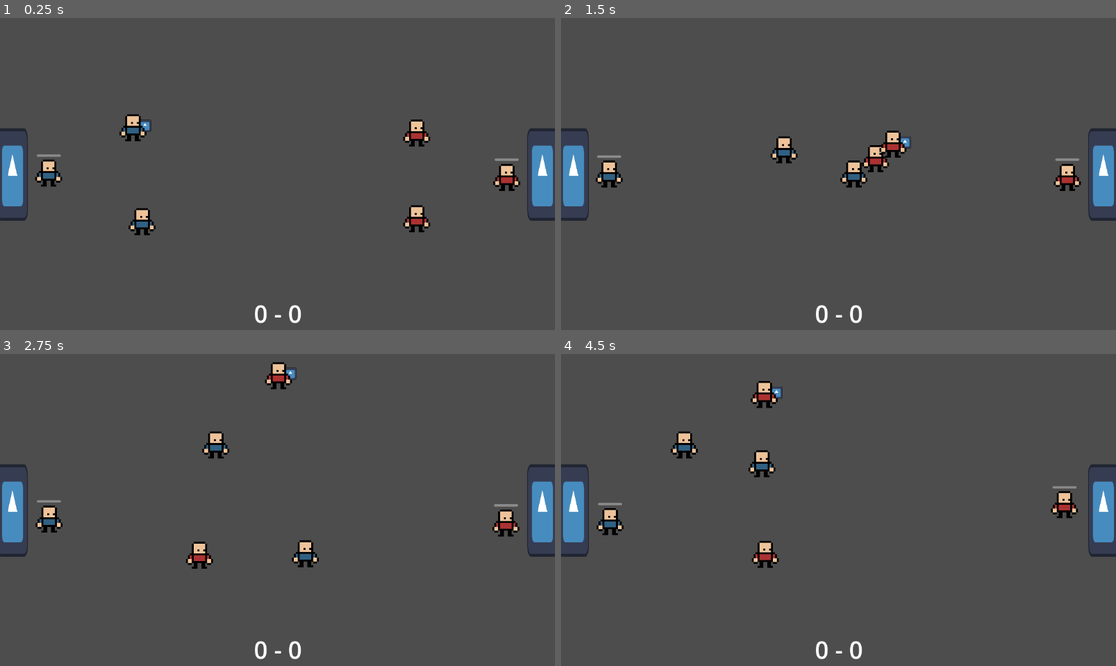
Above: before the commit, frames 1-4 (two rows, left to right).
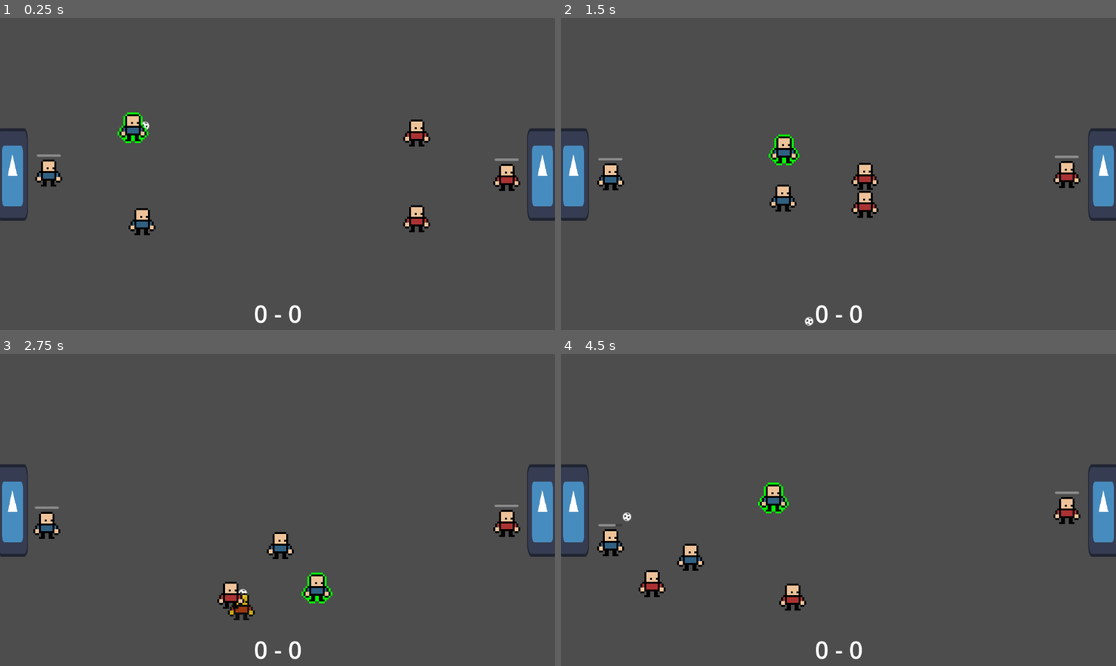
Above: after the commit, the same moments.

Repository: david8zhang/spooky-soccer
Game: Godot game, scene res://scenes/Main.tscn
The game is run twice, just before and just after one commit, with the same random seed, the same clock (stepped at 60 frames per second) and the same inputs. The engine's default icon, where the game draws it, is replaced by a stand-in: a white triangle on a blue panel in a dark square.
Inputs:
- Up to frame 1 (0.25 s): no input
- Up to frame 2 (1.5 s): hold Right (move_right) 0.53-1.28 s; tap Space (pass) at 0.6 s; tap F (shoot) at 0.8, 1.35 s; hold Down (move_down) from 1.28 s (still down)
- Up to frame 3 (2.75 s): tap X (steal, bound only after the commit) at 1.55, 2.1 s; release Down (move_down) at 2.03 s; hold Right (move_right) from 2.03 s (still down); tap Space (pass) at 2.3 s
- Up to frame 4 (4.5 s): release Right (move_right) at 2.78 s; hold Up (move_up) 2.78-3.53 s; tap Space (pass) at 2.85 s; tap F (shoot) at 3.05, 3.6 s; hold Left (move_left) from 3.53 s (still down); tap X (steal, bound only after the commit) at 3.8, 4.35 s

The runs differ from the first frame. In frame 1, 0.2% of the frame differs, in the area x 21-28%, y 30-41%; in frame 2, 2.3%; in frame 3, 2.9%; in frame 4, 3.3%, in the area x 6-94%, y 8-83%.

Commit message:
fix some ball collision logic, add reset logic, add steal for player

Diff:
--- a/prefabs/Ball.tscn
+++ b/prefabs/Ball.tscn
@@ -1,31 +1,14 @@
-[gd_scene load_steps=8 format=3 uid="uid://dbagi233oshw7"]
+[gd_scene load_steps=6 format=3 uid="uid://dbagi233oshw7"]
 
-[ext_resource type="Texture2D" uid="uid://dqa181oq1x6gn" path="res://icon.svg" id="1_d7obc"]
 [ext_resource type="Script" path="res://scripts/Ball.gd" id="1_i56ne"]
+[ext_resource type="Texture2D" uid="uid://3bspjasllc2s" path="res://sprites/ball.png" id="2_br668"]
 
 [sub_resource type="PhysicsMaterial" id="PhysicsMaterial_lrefx"]
 bounce = 0.4
 
-[sub_resource type="AtlasTexture" id="AtlasTexture_1idcn"]
-atlas = ExtResource("1_d7obc")
-region = Rect2(0, 0, 128, 128)
-
-[sub_resource type="SpriteFrames" id="SpriteFrames_tjyjf"]
-animations = [{
-"frames": [{
-"duration": 1.0,
-"texture": SubResource("AtlasTexture_1idcn")
-}],
-"loop": true,
-"name": &"default",
-"speed": 5.0
-}]
-
 [sub_resource type="CircleShape2D" id="CircleShape2D_ome08"]
-radius = 14.0357
 
 [sub_resource type="CircleShape2D" id="CircleShape2D_kr422"]
-radius = 7.0
 
 [node name="Ball" type="RigidBody2D"]
 collision_layer = 4
@@ -35,9 +18,8 @@
 lock_rotation = true
 script = ExtResource("1_i56ne")
 
-[node name="AnimatedSprite2D" type="AnimatedSprite2D" parent="."]
-scale = Vector2(0.2, 0.2)
-sprite_frames = SubResource("SpriteFrames_tjyjf")
+[node name="Sprite2D" type="Sprite2D" parent="."]
+texture = ExtResource("2_br668")
 
 [node name="CollisionShape2D" type="CollisionShape2D" parent="."]
 shape = SubResource("CircleShape2D_ome08")
--- a/prefabs/PlayerFieldManager.tscn
+++ b/prefabs/PlayerFieldManager.tscn
@@ -1,42 +1,6 @@
-[gd_scene load_steps=9 format=3 uid="uid://d03yj7smxqk6c"]
+[gd_scene load_steps=2 format=3 uid="uid://d03yj7smxqk6c"]
 
 [ext_resource type="Script" path="res://scripts/PlayerFieldManager.gd" id="1_kkpbl"]
-[ext_resource type="Script" path="res://scripts/FieldPlayer.gd" id="2_q0j3s"]
-[ext_resource type="Texture2D" uid="uid://dqa181oq1x6gn" path="res://icon.svg" id="3_icn3j"]
-[ext_resource type="PackedScene" uid="uid://cb574qavck54v" path="res://prefabs/Goalkeeper.tscn" id="3_jlnuh"]
-
-[sub_resource type="AtlasTexture" id="AtlasTexture_fto0y"]
-atlas = ExtResource("3_icn3j")
-region = Rect2(0, 0, 128, 128)
-
-[sub_resource type="SpriteFrames" id="SpriteFrames_8qxoa"]
-animations = [{
-"frames": [{
-"duration": 1.0,
-"texture": SubResource("AtlasTexture_fto0y")
-}],
-"loop": true,
-"name": &"placeholder",
-"speed": 5.0
-}]
-
-[sub_resource type="RectangleShape2D" id="RectangleShape2D_wo2u0"]
-size = Vector2(38, 72)
-
-[sub_resource type="PackedScene" id="PackedScene_gk3m4"]
-_bundled = {
-"conn_count": 0,
-"conns": PackedInt32Array(),
-"editable_instances": [],
-"names": PackedStringArray("FieldPlayer", "lock_rotation", "script", "RigidBody2D", "AnimatedSprite2D", "position", "scale", "sprite_frames", "animation", "CollisionShape2D", "shape"),
-"node_count": 3,
-"node_paths": [],
-"nodes": PackedInt32Array(-1, -1, 3, 0, -1, 2, 1, 0, 2, 1, 0, 0, 0, 4, 4, -1, 4, 5, 2, 6, 3, 7, 4, 8, 5, 0, 0, 0, 9, 9, -1, 1, 10, 6, 0),
-"variants": [true, ExtResource("2_q0j3s"), Vector2(2.08165e-12, 2.08165e-12), Vector2(0.3, 0.563), SubResource("SpriteFrames_8qxoa"), &"placeholder", SubResource("RectangleShape2D_wo2u0")],
-"version": 3
-}
 
 [node name="PlayerFieldManager" type="Node2D"]
 script = ExtResource("1_kkpbl")
-player_scene = SubResource("PackedScene_gk3m4")
-goalkeeper_scene = ExtResource("3_jlnuh")
--- a/prefabs/PlayerFieldPlayer.tscn
+++ b/prefabs/PlayerFieldPlayer.tscn
@@ -1,9 +1,19 @@
-[gd_scene load_steps=6 format=3 uid="uid://cb8pxunyr2q10"]
+[gd_scene load_steps=8 format=3 uid="uid://cb8pxunyr2q10"]
 
 [ext_resource type="Script" path="res://scripts/PlayerFieldPlayer.gd" id="1_ejapt"]
 [ext_resource type="PackedScene" uid="uid://cihkyuapvdyc" path="res://prefabs/PlayerFieldPlayerAI.tscn" id="2_ede0m"]
 [ext_resource type="PackedScene" uid="uid://bvwulw0o1p2y6" path="res://prefabs/ContextMap.tscn" id="2_xnjla"]
 [ext_resource type="SpriteFrames" uid="uid://vthbpqfddnrx" path="res://animations/fp-placeholder.tres" id="4_e6h0e"]
+[ext_resource type="Shader" path="res://shaders/Outline.gdshader" id="4_owqh8"]
+
+[sub_resource type="ShaderMaterial" id="ShaderMaterial_kqiun"]
+resource_local_to_scene = true
+shader = ExtResource("4_owqh8")
+shader_parameter/color = Color(1, 1, 1, 1)
+shader_parameter/width = 1.0
+shader_parameter/pattern = 0
+shader_parameter/inside = false
+shader_parameter/add_margins = true
 
 [sub_resource type="RectangleShape2D" id="RectangleShape2D_at8gu"]
 size = Vector2(32, 56)
@@ -20,6 +30,7 @@
 [node name="ContextMap" parent="." instance=ExtResource("2_xnjla")]
 
 [node name="AnimatedSprite2D" type="AnimatedSprite2D" parent="."]
+material = SubResource("ShaderMaterial_kqiun")
 position = Vector2(0, -4.76837e-07)
 scale = Vector2(4, 4)
 sprite_frames = ExtResource("4_e6h0e")
--- a/project.godot
+++ b/project.godot
@@ -64,7 +64,7 @@
 "events": [Object(InputEventKey,"resource_local_to_scene":false,"resource_name":"","device":-1,"window_id":0,"alt_pressed":false,"shift_pressed":false,"ctrl_pressed":false,"meta_pressed":false,"pressed":false,"keycode":0,"physical_keycode":70,"key_label":0,"unicode":102,"echo":false,"script":null)
 ]
 }
-lob={
+steal={
 "deadzone": 0.5,
 "events": [Object(InputEventKey,"resource_local_to_scene":false,"resource_name":"","device":-1,"window_id":0,"alt_pressed":false,"shift_pressed":false,"ctrl_pressed":false,"meta_pressed":false,"pressed":false,"keycode":0,"physical_keycode":88,"key_label":0,"unicode":120,"echo":false,"script":null)
 ]
--- a/scenes/Main.tscn
+++ b/scenes/Main.tscn
@@ -1,12 +1,14 @@
-[gd_scene load_steps=14 format=3 uid="uid://cp4h3kopc4ei8"]
+[gd_scene load_steps=16 format=3 uid="uid://cp4h3kopc4ei8"]
 
 [ext_resource type="Script" path="res://scripts/Game.gd" id="1_0qwq3"]
 [ext_resource type="PackedScene" uid="uid://d03yj7smxqk6c" path="res://prefabs/PlayerFieldManager.tscn" id="1_uj31e"]
+[ext_resource type="Script" path="res://scripts/Camera.gd" id="2_q5sbu"]
 [ext_resource type="PackedScene" uid="uid://dbagi233oshw7" path="res://prefabs/Ball.tscn" id="3_w1s3v"]
 [ext_resource type="PackedScene" uid="uid://cjfb8ram4fpgp" path="res://prefabs/CPUFieldManager.tscn" id="4_kyuv4"]
 [ext_resource type="PackedScene" uid="uid://cb8pxunyr2q10" path="res://prefabs/PlayerFieldPlayer.tscn" id="4_udoea"]
+[ext_resource type="PackedScene" uid="uid://cb574qavck54v" path="res://prefabs/Goalkeeper.tscn" id="5_ieddf"]
 [ext_resource type="PackedScene" uid="uid://rgbyovsk6afe" path="res://prefabs/Goal.tscn" id="5_tfqse"]
-[ext_resource type="PackedScene" uid="uid://b70d37wyfnq4h" path="res://prefabs/CPUFieldPlayer.tscn" id="6_5e7kb"]
+[ext_resource type="PackedScene" uid="uid://b70d37wyfnq4h" path="res://prefabs/CPUFieldPlayer.tscn" id="7_6ns4q"]
 [ext_resource type="Script" path="res://scripts/Zones.gd" id="8_pq1xo"]
 
 [sub_resource type="PhysicsMaterial" id="PhysicsMaterial_nmsru"]
@@ -33,6 +35,7 @@
 script = ExtResource("1_0qwq3")
 
 [node name="Camera2D" type="Camera2D" parent="."]
+script = ExtResource("2_q5sbu")
 
 [node name="Ball" parent="." instance=ExtResource("3_w1s3v")]
 position = Vector2(16, 180)
@@ -40,11 +43,11 @@
 gravity_scale = 2.66454e-15
 
 [node name="PlayerFieldManager" parent="." instance=ExtResource("1_uj31e")]
-position = Vector2(2.08165e-12, 2.08165e-12)
 player_scene = ExtResource("4_udoea")
+goalkeeper_scene = ExtResource("5_ieddf")
 
 [node name="CPUFieldManager" parent="." instance=ExtResource("4_kyuv4")]
-player_scene = ExtResource("6_5e7kb")
+player_scene = ExtResource("7_6ns4q")
 
 [node name="LeftGoal" parent="." instance=ExtResource("5_tfqse")]
 position = Vector2(-550, 1)
--- a/scripts/Ball.gd
+++ b/scripts/Ball.gd
@@ -31,3 +31,8 @@
 	if body is Goal:
 		var goal = body as Goal
 		goal.handle_ball_collision(self)
+
+func is_loose():
+	return curr_poss_status == POSS_STATUS.SHOT_ON_CPU_GOAL or \
+		curr_poss_status == POSS_STATUS.SHOT_ON_PLAYER_GOAL or \
+		curr_poss_status == POSS_STATUS.LOOSE
--- a/scripts/CPUFieldManager.gd
+++ b/scripts/CPUFieldManager.gd
@@ -39,3 +39,8 @@
 		if config.name == player_name:
 			return config.position
 	return null
+
+func reset_after_score(last_scored_side):
+	super.reset_after_score(last_scored_side)
+	if last_scored_side != FieldPlayer.Side.CPU:
+		field_players[0].take_poss_of_ball()
--- /dev/null
+++ b/scripts/Camera.gd
@@ -0,0 +1,20 @@
+class_name Camera
+extends Camera2D
+
+@export var random_strength: float = 5.0
+@export var shake_fade: float = 5.0
+
+var rng = RandomNumberGenerator.new()
+var shake_strength: float = 0
+
+func apply_shake():
+	shake_strength = random_strength
+
+# Called every frame. 'delta' is the elapsed time since the previous frame.
+func _process(delta):
+	if shake_strength > 0:
+		shake_strength = lerpf(shake_strength, 0.0, shake_fade * delta)
+		offset = random_offset()
+
+func random_offset() -> Vector2:
+	return Vector2(rng.randf_range(-shake_strength, shake_strength), rng.randf_range(-shake_strength, shake_strength))
--- a/scripts/FieldManager.gd
+++ b/scripts/FieldManager.gd
@@ -39,6 +39,13 @@
 func get_opposing_manager():
 	pass
 
+func get_default_position(_player_name):
+	pass
+
+func reset_after_score(_last_scored_side):
+	for player in field_players:
+		player.global_position = get_default_position(player.player_name)
+
 func assign_defenders():
 	var opp_players = get_opposing_manager().field_players
 	var opp_player_names = opp_players.map(func(player: FieldPlayer): return player.player_name)
@@ -57,6 +64,3 @@
 		return null
 	else:
 		return null
-
-func get_default_position(_player_name):
-	pass
--- a/scripts/FieldPlayer.gd
+++ b/scripts/FieldPlayer.gd
@@ -2,14 +2,16 @@
 extends RigidBody2D
 
 const SPEED = 250
-const PASS_SPEED = 500.0
+const PASS_SPEED = 600
 const SHOOT_SPEED = 750
 const BALL_DRIBBLE_GAP = 25
-
-var is_selected = false
+const STEAL_RANGE = 75
+const DEFAULT_STUN_SECONDS = 2
+
 var has_possession = false
-var can_take_possession = true
+var is_on_pass_cooldown = false
 var is_moving_to_position = false
+var is_stunned = false
 var curr_direction
 var pass_target
 var player_name
@@ -32,6 +34,7 @@
 @onready var context_map = $ContextMap as ContextMap
 @onready var ray_to_goal = $RayToGoal as RayCast2D
 @onready var ray_to_allies = []
+@onready var sprite = $AnimatedSprite2D as AnimatedSprite2D
 
 var field_manager: FieldManager
 
@@ -51,8 +54,11 @@
 				"player_ref": player
 			}
 			ray_to_allies.append(ray_to_ally_mapping)
-	update_ray_collision_based_on_side(ray_to_goal)
-	context_map.update_ray_collision_based_on_side()
+
+	if ray_to_goal != null:
+		update_ray_collision_based_on_side(ray_to_goal)
+	if context_map != null:
+		context_map.update_ray_collision_based_on_side()
 
 func update_ray_collision_based_on_side(ray: RayCast2D):
 	if side == Side.PLAYER:
@@ -81,39 +87,53 @@
 	update_ray_to_ally_mappings()
 
 func pass_ball():
-	if pass_target != null:
+	if pass_target != null && !is_stunned:
 		var ball = game.ball
 		# Face toward pass_target
 		curr_direction = Direction.LEFT if global_position.x > pass_target.global_position.x else Direction.RIGHT
 		var x_diff = -BALL_DRIBBLE_GAP if curr_direction == Direction.LEFT else BALL_DRIBBLE_GAP
 		ball.global_position = Vector2(global_position.x + x_diff, global_position.y)
 
-		can_take_possession = false
+		is_on_pass_cooldown = true
 		var dir = (pass_target.global_position - ball.global_position).normalized()
 		var velocity_vector = dir * PASS_SPEED
 		ball.linear_velocity = velocity_vector
 		ball.curr_poss_status = Ball.POSS_STATUS.LOOSE
-		ball.metadata["prev_possessor"] = self
 		lose_poss_of_ball()
 
+		var timer = Timer.new()
+		timer.autostart = true
+		timer.one_shot = true
+		timer.wait_time = 0.1
+		var on_timeout = Callable(self, "pass_cooldown")
+		timer.connect("timeout", on_timeout)
+		add_child(timer)
+
+# Prevent player from taking possession of ball immediately after passing
+func pass_cooldown():
+	is_on_pass_cooldown = false
+
 func shoot_ball():
-	var ball = game.ball
-	# Face toward opponent goal
-	curr_direction = Direction.LEFT if side == Side.CPU else Direction.RIGHT
-	var x_diff = -BALL_DRIBBLE_GAP if curr_direction == Direction.LEFT else BALL_DRIBBLE_GAP
-	ball.global_position = Vector2(global_position.x + x_diff, global_position.y)
-
-	# Shoot ball toward goal
-	var opp_goal = get_opposing_goal()
-	var dir = (opp_goal.global_position - ball.global_position).normalized()
-	var velocity_vector = dir * SHOOT_SPEED
-	ball.curr_poss_status = Ball.POSS_STATUS.SHOT_ON_CPU_GOAL if side == Side.PLAYER else Ball.POSS_STATUS.SHOT_ON_PLAYER_GOAL
-	ball.metadata["shot_force"] = shot_force
-	ball.linear_velocity = velocity_vector
-	lose_poss_of_ball()
+	if !is_stunned:
+		var ball = game.ball
+		# Face toward opponent goal
+		curr_direction = Direction.LEFT if side == Side.CPU else Direction.RIGHT
+		var x_diff = -BALL_DRIBBLE_GAP if curr_direction == Direction.LEFT else BALL_DRIBBLE_GAP
+		ball.global_position = Vector2(global_position.x + x_diff, global_position.y)
+
+		# Shoot ball toward goal
+		var opp_goal = get_opposing_goal()
+		var dir = (opp_goal.global_position - ball.global_position).normalized()
+		var velocity_vector = dir * SHOOT_SPEED
+		ball.curr_poss_status = Ball.POSS_STATUS.SHOT_ON_CPU_GOAL if side == Side.PLAYER else Ball.POSS_STATUS.SHOT_ON_PLAYER_GOAL
+		ball.metadata["shot_force"] = shot_force
+		ball.linear_velocity = velocity_vector
+		lose_poss_of_ball()
 
 func handle_ball_collision():
-	take_poss_of_ball()
+	var ball = game.ball as Ball
+	if !is_on_pass_cooldown and ball.is_loose():
+		take_poss_of_ball()
 
 func get_self_goal():
 	return game.cpu_goal if side == Side.CPU else game.player_goal
@@ -125,7 +145,7 @@
 	return game.cpu_manager.field_players if side == Side.PLAYER else game.player_manager.field_players
 
 func on_completed_pass():
-	can_take_possession = true
+	is_on_pass_cooldown = true
 	pass_target = null
 
 func take_poss_of_ball():
@@ -147,7 +167,7 @@
 	return false
 
 func move_to_position(dest_position: Vector2, is_at_pos_threshold):
-	if global_position.distance_to(dest_position) <= is_at_pos_threshold:
+	if global_position.distance_to(dest_position) <= is_at_pos_threshold or is_stunned:
 		is_moving_to_position = false
 		linear_velocity = Vector2.ZERO
 	else:
@@ -183,5 +203,25 @@
 			closest_dist = dist_to_player
 	return closest_field_player
 
+func stun():
+	is_stunned = true
+	var timer = Timer.new()
+	timer.autostart = true
+	timer.wait_time = DEFAULT_STUN_SECONDS
+	timer.one_shot = true
+	var on_timeout = Callable(self, "stun_wear_off")
+	timer.connect("timeout", on_timeout)
+	add_child(timer)
+	modulate = Color(1.0, 1.0, 0, 0.8)
+
+func stun_wear_off():
+	modulate = Color(1.0, 1.0, 1.0, 1)
+	is_stunned = false
+
 func steal_ball():
-	take_poss_of_ball()
+	if !is_stunned:
+		var prev_ball_handler = game.get_ball_handler()
+		if prev_ball_handler != null:
+			prev_ball_handler.stun()
+		game.camera.apply_shake()
+		take_poss_of_ball()
--- a/scripts/Game.gd
+++ b/scripts/Game.gd
@@ -7,10 +7,10 @@
 @onready var player_goal = $LeftGoal
 @onready var cpu_goal = $RightGoal
 @onready var scoreboard: Label = get_node("/root/Main/CanvasLayer/Scoreboard")
-
 @onready var cpu_offensive_zones = $CPUOffensiveZones as Zones
 @onready var cpu_offensive_support_zones = $CPUOffensiveSupportZones as Zones
 @onready var player_offensive_zones = $PlayerOffensiveSupportZones as Zones
+@onready var camera = $Camera2D as Camera
 
 var cpu_score = 0
 var player_score = 0
@@ -33,12 +33,8 @@
 
 func reset_after_score(last_scored_side: FieldPlayer.Side):
 	just_scored = false
-	if last_scored_side == FieldPlayer.Side.PLAYER:
-		var cpu_player = cpu_manager.field_players[0] as FieldPlayer
-		cpu_player.take_poss_of_ball()
-	elif last_scored_side == FieldPlayer.Side.CPU:
-		var player = player_manager.field_players[0] as FieldPlayer
-		player.take_poss_of_ball()
+	cpu_manager.reset_after_score(last_scored_side)
+	player_manager.reset_after_score(last_scored_side)
 
 func get_ball_handler():
 	for p in player_manager.field_players:
--- a/scripts/Goal.gd
+++ b/scripts/Goal.gd
@@ -6,24 +6,25 @@
 var side_just_scored
 
 func handle_ball_collision(ball: Ball):
-	ball.linear_velocity = Vector2.ZERO
-	ball.hide()
-	game.just_scored = true
-	side_just_scored = FieldPlayer.Side.PLAYER
-	if side == FieldPlayer.Side.PLAYER:
-		game.on_cpu_scored()
-		side_just_scored = FieldPlayer.Side.CPU
-	elif side == FieldPlayer.Side.CPU:
-		game.on_player_scored()
+	if ball.curr_poss_status == Ball.POSS_STATUS.SHOT_ON_CPU_GOAL or \
+		 ball.curr_poss_status == Ball.POSS_STATUS.SHOT_ON_PLAYER_GOAL:
+		ball.linear_velocity = Vector2.ZERO
+		ball.hide()
+		game.just_scored = true
 		side_just_scored = FieldPlayer.Side.PLAYER
-
-	var reset_timer = Timer.new()
-	reset_timer.wait_time = 2
-	reset_timer.autostart = true
-	reset_timer.one_shot = true
-	var callable = Callable(self, "reset_after_score")
-	reset_timer.connect("timeout", callable)
-	add_child(reset_timer)
+		if side == FieldPlayer.Side.PLAYER:
+			game.on_cpu_scored()
+			side_just_scored = FieldPlayer.Side.CPU
+		elif side == FieldPlayer.Side.CPU:
+			game.on_player_scored()
+			side_just_scored = FieldPlayer.Side.PLAYER
+		var reset_timer = Timer.new()
+		reset_timer.wait_time = 2
+		reset_timer.autostart = true
+		reset_timer.one_shot = true
+		var callable = Callable(self, "reset_after_score")
+		reset_timer.connect("timeout", callable)
+		add_child(reset_timer)
 
 func reset_after_score():
 	game.reset_after_score(side_just_scored)
--- a/scripts/Goalkeeper.gd
+++ b/scripts/Goalkeeper.gd
@@ -27,6 +27,7 @@
       var y_pos = randi_range(-300, 300)
       var dir = Vector2(x_pos, y_pos) - global_position
       ball.linear_velocity = dir.normalized() * FieldPlayer.SHOOT_SPEED * 0.3
+      ball.curr_poss_status = Ball.POSS_STATUS.LOOSE
 
 func _physics_process(_delta):
   var closest_enemy = get_closest_enemy_field_player()
--- a/scripts/PlayerFieldManager.gd
+++ b/scripts/PlayerFieldManager.gd
@@ -22,15 +22,14 @@
 func _ready():
 	init_players(player_configs, FieldPlayer.Side.PLAYER)
 	init_goalkeeper(goalkeeper_config, FieldPlayer.Side.PLAYER)
-	field_players[0].is_selected = true
 	game.all_ready.connect(all_ready)
 
 func select_new_player(field_player: FieldPlayer):
 	if selected_player != null and selected_player != field_player:
-		selected_player.is_selected = false
 		selected_player.lose_poss_of_ball()
-	field_player.is_selected = true
+		selected_player.dehighlight()
 	selected_player = field_player
+	selected_player.highlight()
 
 func all_ready():
 	super.assign_defenders()
@@ -46,3 +45,8 @@
 		if config.name == player_name:
 			return config.position
 	return null
+
+func reset_after_score(last_scored_side):
+	super.reset_after_score(last_scored_side)
+	if last_scored_side != FieldPlayer.Side.PLAYER:
+		field_players[0].take_poss_of_ball()
--- a/scripts/PlayerFieldPlayer.gd
+++ b/scripts/PlayerFieldPlayer.gd
@@ -4,6 +4,7 @@
 func _physics_process(_delta):
 	var player_field_manager = field_manager as PlayerFieldManager
 	if player_field_manager.selected_player == self:
+		highlight()
 		linear_velocity = Vector2.ZERO
 		if Input.is_action_pressed("move_right"):
 			linear_velocity.x += 1
@@ -28,7 +29,21 @@
 			if Input.is_action_just_pressed("shoot"):
 				shoot_ball()
 			update_pass_target(linear_velocity)
+		else:
+			if Input.is_action_just_pressed("steal"):
+				if can_steal():
+					steal_ball()
+	else:
+		dehighlight()
 	super._physics_process(_delta)
+
+func can_steal():
+	var ball_handler = game.get_ball_handler()
+	if ball_handler != null:
+		var dist_to_ball_handler = global_position.distance_to(ball_handler.global_position)
+		return dist_to_ball_handler <= FieldPlayer.STEAL_RANGE
+	else:
+		return false
 
 func update_pass_target(curr_velocity: Vector2):
 	var src_position = global_position + curr_velocity
@@ -44,6 +59,15 @@
 	# Update pass target
 	pass_target = closest_player
 
+func dehighlight():
+	var _material = sprite.material as ShaderMaterial
+	_material.set_shader_parameter('width', 0)
+
+func highlight():
+	var _material = sprite.material as ShaderMaterial
+	_material.set_shader_parameter('color', Color(0, 1.0, 0, 1))
+	_material.set_shader_parameter('width', 1)
+
 func take_poss_of_ball():
 	super.take_poss_of_ball()
 	var player_manager = field_manager as PlayerFieldManager
--- a/scripts/behavior_tree/InitCPUBlackboard.gd
+++ b/scripts/behavior_tree/InitCPUBlackboard.gd
@@ -3,6 +3,6 @@
 
 func tick(actor: Node, blackboard: Blackboard):
 	var field_player = actor as FieldPlayer
-	blackboard.set_value("goal_dist_threshold", 250)
+	blackboard.set_value("goal_dist_threshold", 300)
 	blackboard.set_value("game", field_player.game)
 	return SUCCESS
--- a/scripts/behavior_tree/IsBallLoose.gd
+++ b/scripts/behavior_tree/IsBallLoose.gd
@@ -4,4 +4,4 @@
 func tick(_actor: Node, blackboard: Blackboard):
 	var game = blackboard.get_value("game") as Game
 	var ball = game.ball
-	return SUCCESS if ball.curr_poss_status == Ball.POSS_STATUS.LOOSE else FAILURE
+	return SUCCESS if ball.is_loose() else FAILURE
--- a/scripts/behavior_tree/IsInStealRange.gd
+++ b/scripts/behavior_tree/IsInStealRange.gd
@@ -1,10 +1,8 @@
 class_name IsInStealRange
 extends ConditionLeaf
-
-var STEAL_RANGE = 50
 
 func tick(actor: Node, blackboard: Blackboard):
 	var game = blackboard.get_value("game") as Game
 	var field_player = actor as FieldPlayer
 	var ball_handler = game.get_ball_handler()
-	return SUCCESS if field_player.global_position.distance_to(ball_handler.global_position) <= STEAL_RANGE else FAILURE
+	return SUCCESS if field_player.global_position.distance_to(ball_handler.global_position) <= FieldPlayer.STEAL_RANGE else FAILURE
--- /dev/null
+++ b/shaders/Outline.gdshader
@@ -0,0 +1,62 @@
+shader_type canvas_item;
+
+uniform vec4 color : source_color = vec4(1.0);
+uniform float width : hint_range(0, 10) = 1.0;
+uniform int pattern : hint_range(0, 2) = 0; // diamond, circle, square
+uniform bool inside = false;
+uniform bool add_margins = true; // only useful when inside is false
+
+void vertex() {
+	if (add_margins) {
+		VERTEX += (UV * 2.0 - 1.0) * width;
+	}
+}
+
+bool hasContraryNeighbour(vec2 uv, vec2 texture_pixel_size, sampler2D texture) {
+	for (float i = -ceil(width); i <= ceil(width); i++) {
+		float x = abs(i) > width ? width * sign(i) : i;
+		float offset;
+
+		if (pattern == 0) {
+			offset = width - abs(x);
+		} else if (pattern == 1) {
+			offset = floor(sqrt(pow(width + 0.5, 2) - x * x));
+		} else if (pattern == 2) {
+			offset = width;
+		}
+
+		for (float j = -ceil(offset); j <= ceil(offset); j++) {
+			float y = abs(j) > offset ? offset * sign(j) : j;
+			vec2 xy = uv + texture_pixel_size * vec2(x, y);
+
+			if ((xy != clamp(xy, vec2(0.0), vec2(1.0)) || texture(texture, xy).a <= 0.0) == inside) {
+				return true;
+			}
+		}
+	}
+
+	return false;
+}
+
+void fragment() {
+	vec2 uv = UV;
+
+	if (add_margins) {
+		vec2 texture_pixel_size = vec2(1.0) / (vec2(1.0) / TEXTURE_PIXEL_SIZE + vec2(width * 2.0));
+
+		uv = (uv - texture_pixel_size * width) * TEXTURE_PIXEL_SIZE / texture_pixel_size;
+
+		if (uv != clamp(uv, vec2(0.0), vec2(1.0))) {
+			COLOR.a = 0.0;
+		} else {
+			COLOR = texture(TEXTURE, uv);
+		}
+	} else {
+		COLOR = texture(TEXTURE, uv);
+	}
+
+	if ((COLOR.a > 0.0) == inside && hasContraryNeighbour(uv, TEXTURE_PIXEL_SIZE, TEXTURE)) {
+		COLOR.rgb = inside ? mix(COLOR.rgb, color.rgb, color.a) : color.rgb;
+		COLOR.a += (1.0 - COLOR.a) * color.a;
+	}
+}
Binary file added: sprites/ball.png
Not shown, added: sprites/ball.png.import
